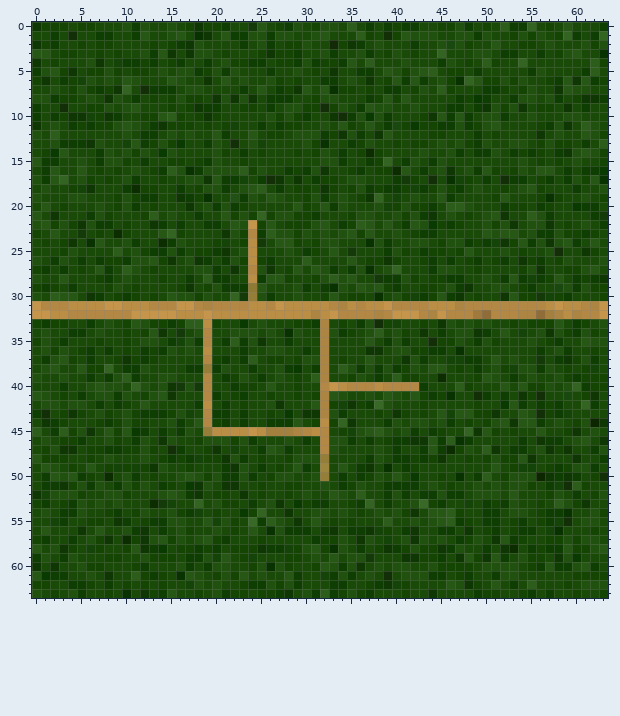
Pixel-art sprite, stored at Assets/Textures/Ground Tiles/ground_tile_d.png. The picture above is the old version.
The file is 64x64 pixels. Colours within 5 levels of each other are drawn and written as one.
Now the later version:
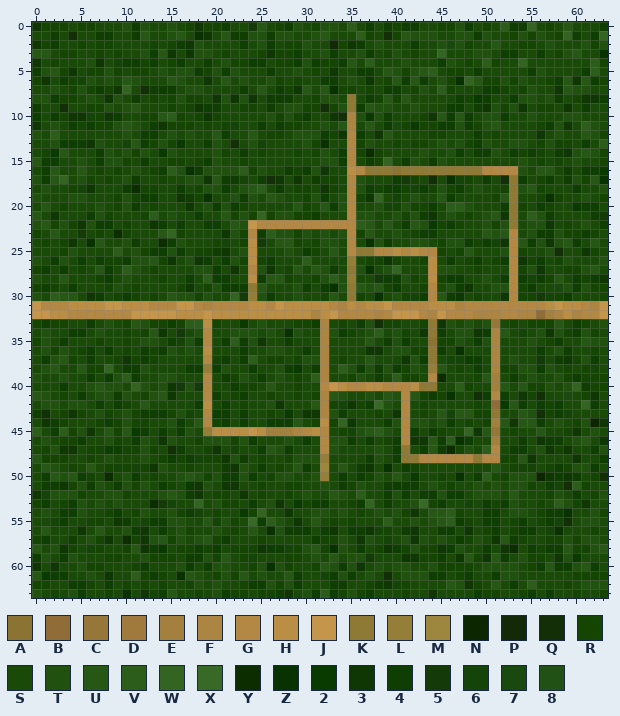
Palette (. is transparent): A #8b7333  B #906d38  C #977739  D #a07a3d  E #a3803d  F #ad8542  G #b38844  H #bb8e46  J #c4954a  K #8e7a34  L #947e38  M #9d873f  N #0c2600  P #132907  Q #132f07  R #144502  S #1a4a07  T #21510e  U #275714  V #2c5d1a  W #336421  X #396926  Y #0b2d00  Z #083300  2 #093a00  3 #0f3703  4 #0f3e03  5 #153a09  6 #144408  7 #19490e  8 #215114
Message: More ground tileset work and using house prefab
What changed:
Changed rows in their new state; - is an unchanged pixel.
first column x 25:
 8 ----------K------------------
 9 ----------K------------------
10 ----------F------------------
11 ----------F------------------
12 ----------G------------------
13 ----------G------------------
14 ----------G------------------
15 ----------G------------------
16 ----------HGKKKAKKKKKKKKKGGGG
17 ----------G-----------------K
18 ----------G-----------------K
19 ----------G-----------------K
20 ----------G-----------------K
21 ----------G-----------------K
22 GGGGGGGGGGG-----------------K
23 ----------G-----------------G
24 ----------G-----------------G
25 ----------GKKGGHGHGG--------G
26 ----------L--------H--------G
27 ----------K--------H--------G
28 ----------L--------H--------G
29 ----------K--------G--------G
30 ----------K--------G--------G
32 ------------------------FFF--
33 -------------------K------C--
34 -------------------K------F--
35 -------------------A------F--
36 -------------------K------F--
37 -------------------K------F--
38 -------------------L------F--
39 -------------------G------E--
40 ------------H----HKK------E--
41 ----------------G---------G--
42 ----------------G---------B--
43 ----------------G---------K--
44 ----------------G---------E--
45 ----------------G---------C--
46 ----------------G---------E--
47 ----------------K---------G--
48 ----------------KKGGGGGGKGG--
Pixel boxes of the changes (left, top, right, bottom) in both pictures:
changed: (257, 94, 518, 463)
